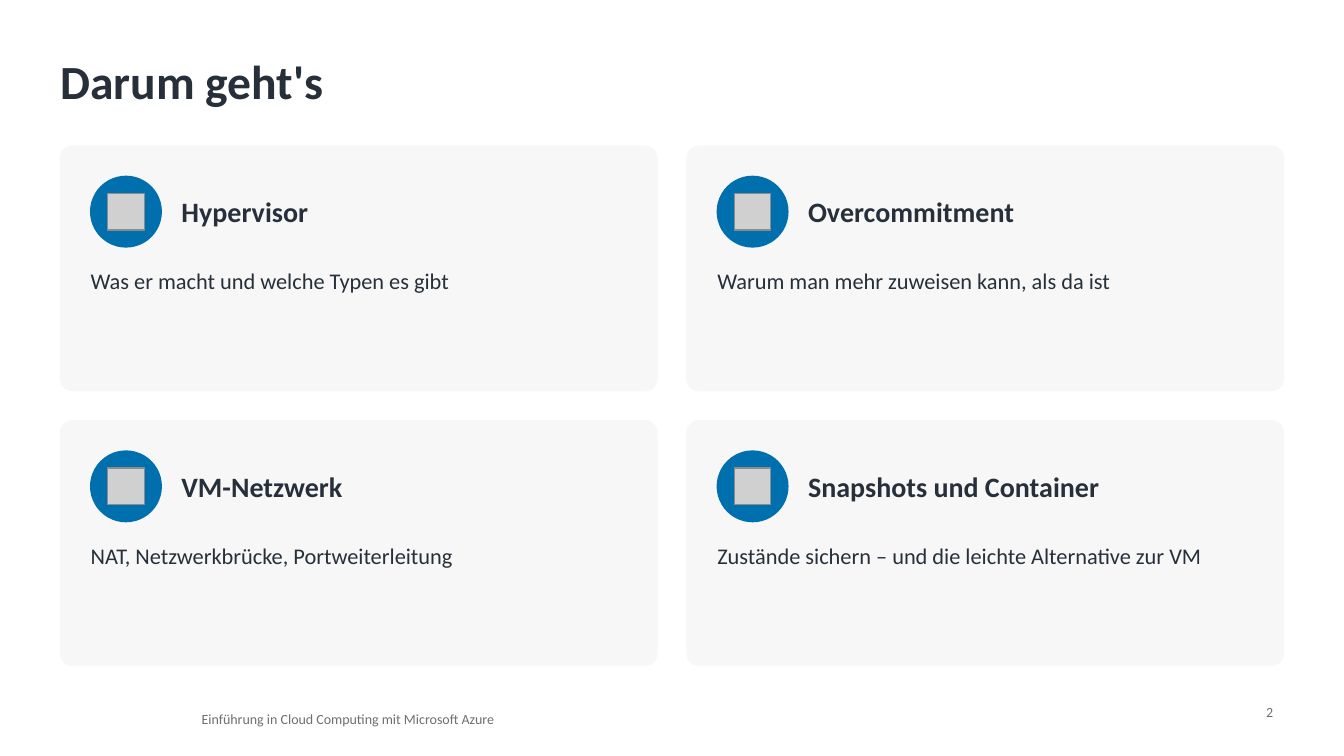
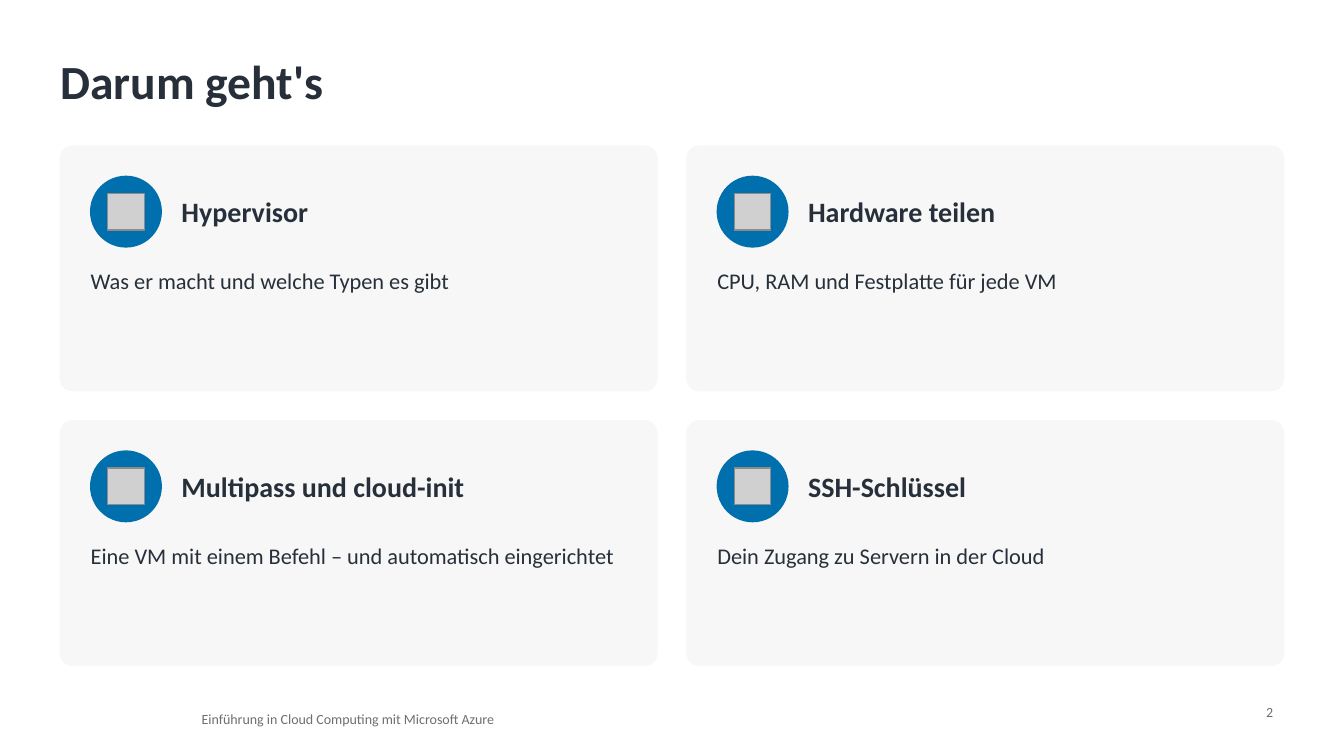
Before and after one commit to pat-teacher/azure-basics-training, a slide deck: slide 2 of praesentationen/input-01-virtualisierung.pptx. Drawn at 1344x756 pixels with LibreOffice and Linux fonts; fonts in the diff are those of the drawing; grey boxes stand for pictures; background and template pictures are left out. Boxes give left, top, right and bottom in pixels: in the first picture for what was removed or moved away, otherwise in the second. Text is boxed around its words. In the diff, an @@ line names an element or a change of style, - is before the commit and + after.

Commit message:
Update course materials for Azure VM and networking concepts
- Revised the comparison table for Azure VM components to align with Multipass terminology.
- Updated the SSH key reference in the Azure Compute section to reflect the correct assignment.
- Modified the networking problem-solving statement in the Azure Networking section for clarity.
- Adjusted the learning objectives in the Automation section to specify tools used.
- Enhanced the README to include additional topics covered in the virtualization chapter.
- Updated the VM networking diagram to reflect accurate IP addresses and descriptions.
- Revised the diagram generation script to match the updated networking diagram.
- Adjusted presentation content to reflect changes in course structure and objectives.

```diff
--- a/praesentationen/input-01-virtualisierung.pptx
+++ b/praesentationen/input-01-virtualisierung.pptx
@@ text at (808,202,995,222): text changed @@
-Overcommitment
+Hardware teilen
@@ text at (717,273,1057,293): text changed @@
-Warum man mehr zuweisen kann, als da ist
+CPU, RAM und Festplatte für jede VM
@@ text at (181,477,464,502): text changed @@
-VM-Netzwerk
+Multipass und cloud-init
@@ text at (808,477,966,497): text changed @@
-Snapshots und Container
+SSH-Schlüssel
@@ text at (91,548,614,568): text changed @@
-NAT, Netzwerkbrücke, Portweiterleitung
+Eine VM mit einem Befehl – und automatisch eingerichtet
@@ text at (717,548,1044,568): text changed @@
-Zustände sichern – und die leichte Alternative zur VM
+Dein Zugang zu Servern in der Cloud
```
Also in this commit, not shown: 6 other slides changed, 3 slides added, 4 slides removed, 52 other files.
